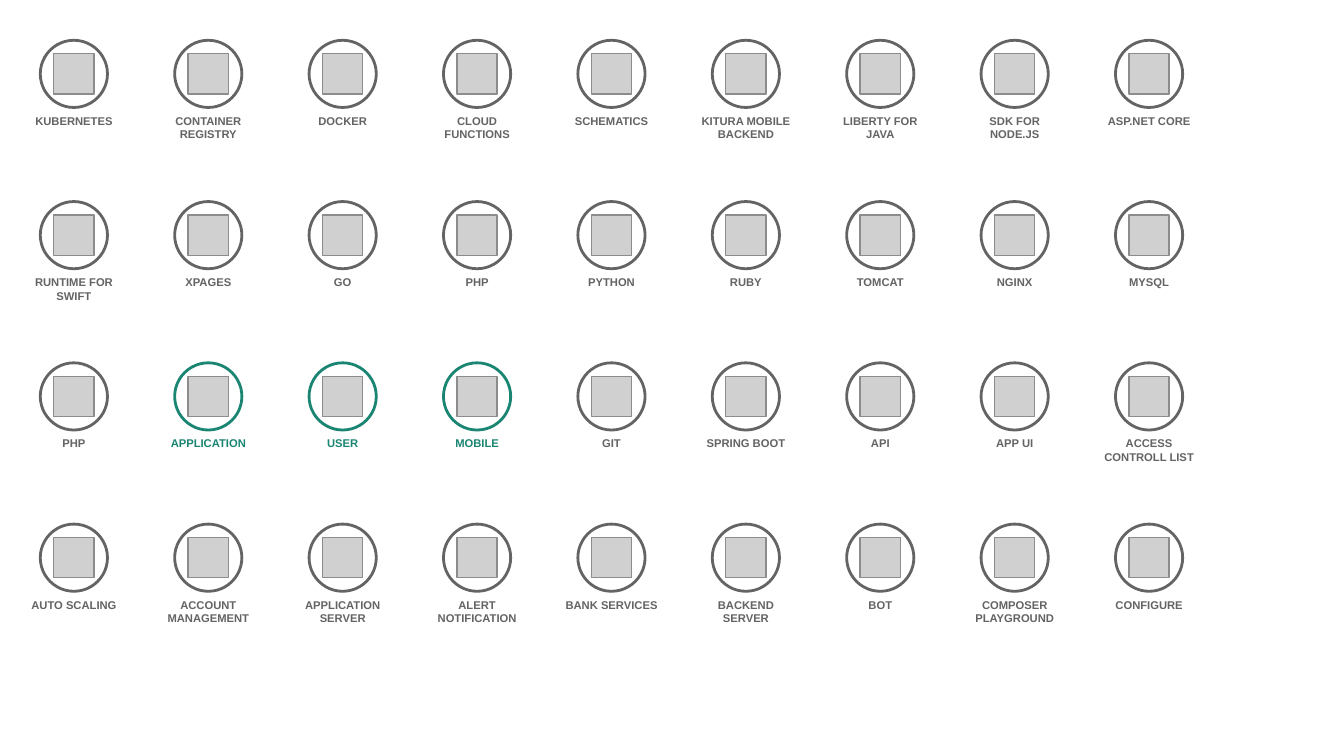
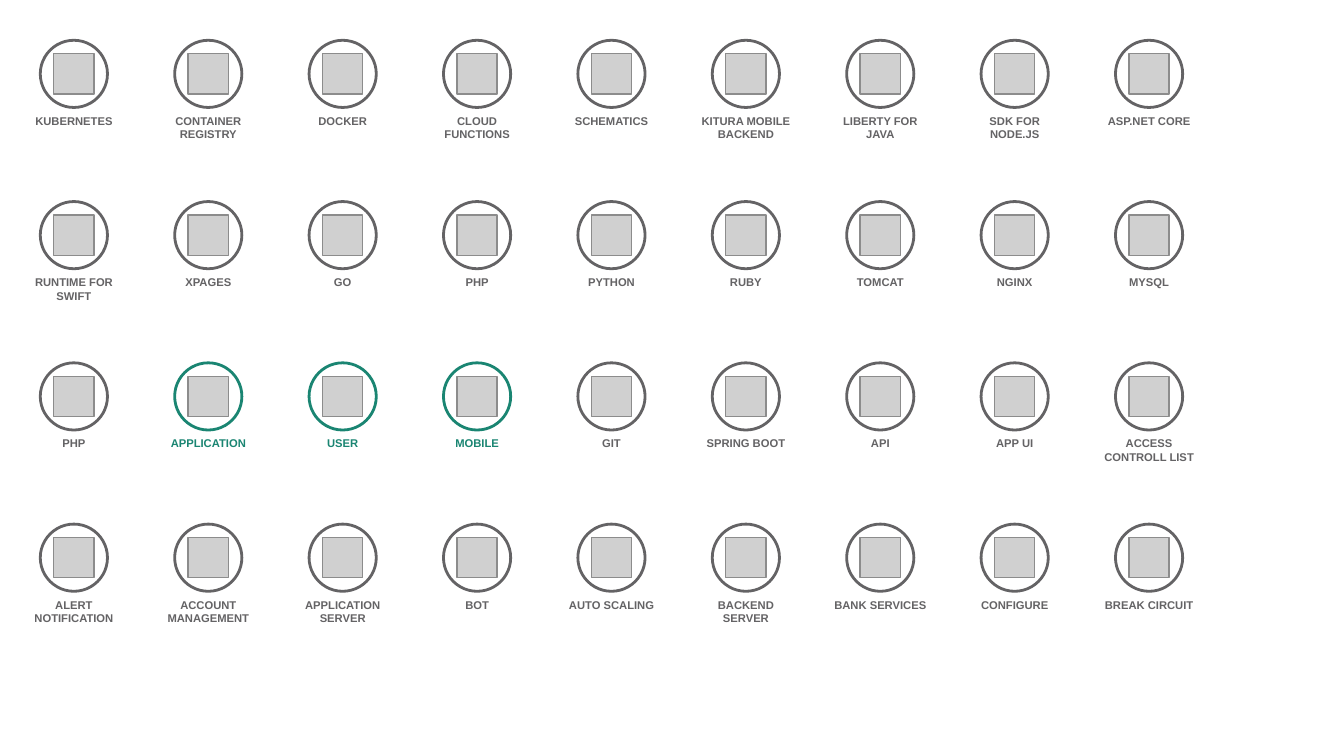
Before and after one commit to l2fprod/myarchitecture, a slide deck: slide 8 of mycatalog-architecture-diagram-template.pptx. Drawn at 1344x756 pixels with LibreOffice and Linux fonts; fonts in the diff are those of the drawing; grey boxes stand for pictures. Boxes give left, top, right and bottom in pixels: in the first picture for what was removed or moved away, otherwise in the second. Text is boxed around its words. In the diff, an @@ line names an element or a change of style, - is before the commit and + after.

```diff
--- a/mycatalog-architecture-diagram-template.pptx
+++ b/mycatalog-architecture-diagram-template.pptx
@@ text "CONFIGURE" moved from (x1=1115, y1=601, x2=1182, y2=609) to (x1=981, y1=601, x2=1048, y2=609) @@
@@ text at (x1=34, y1=601, x2=113, y2=622): text changed @@
-AUTO SCALING
+ALERT NOTIFICATION
@@ text at (x1=465, y1=601, x2=489, y2=609): text changed @@
-ALERT NOTIFICATION
+BOT
@@ text at (x1=569, y1=601, x2=654, y2=609): text changed @@
-BANK SERVICES
+AUTO SCALING
@@ text at (x1=834, y1=601, x2=926, y2=609): text changed @@
-BOT
+BANK SERVICES
@@ text removed at (x1=975, y1=601, x2=1054, y2=622) @@
-COMPOSER PLAYGROUND
@@ text added at (x1=1105, y1=601, x2=1193, y2=609), 6 pt, text #646365, bold @@
+BREAK CIRCUIT
```
Also in this commit, not shown: 8 other slides changed.
